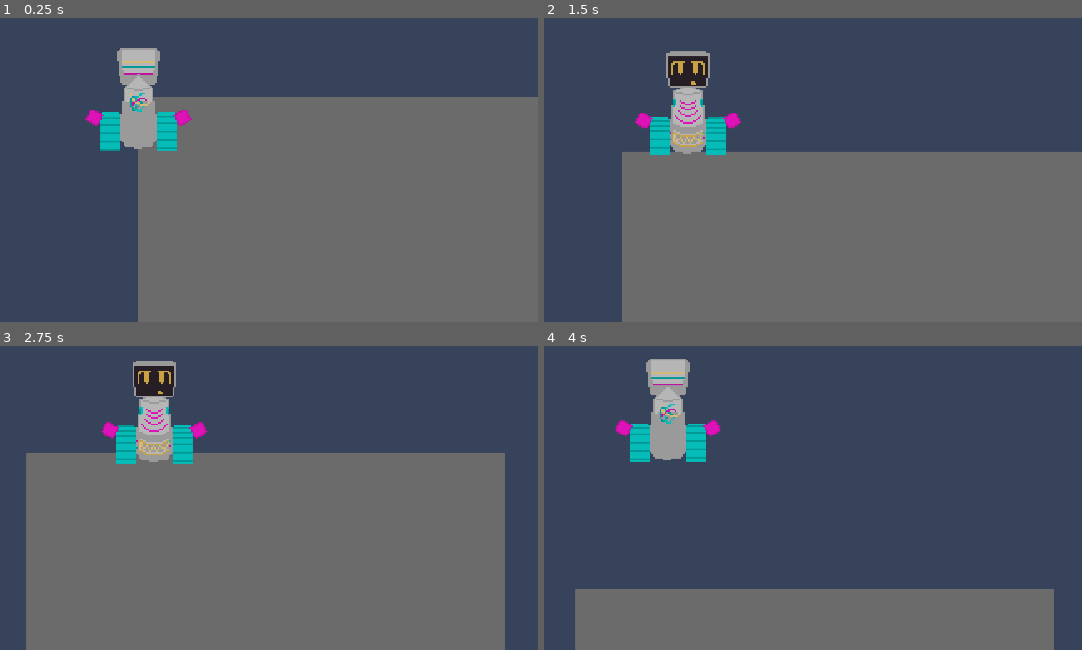
Above: before the commit, frames 1-4 (two rows, left to right).
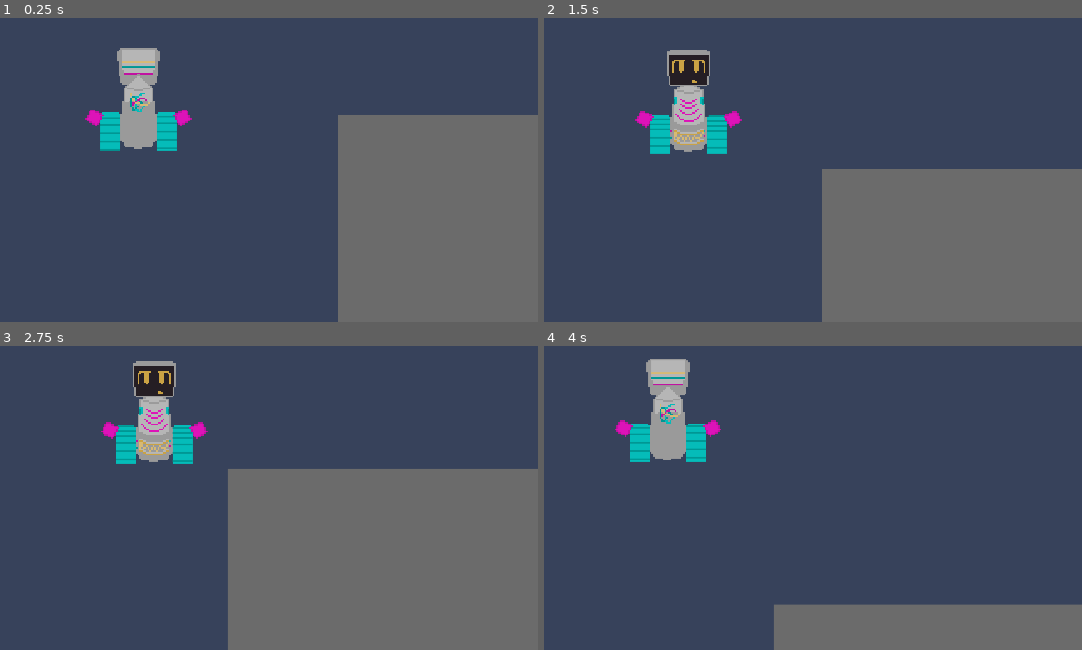
Above: after the commit, the same moments.

Repository: Kustardd/astra
Game: Godot game, scene res://scenes/world.tscn
Two runs of this game, one before a commit and one after it. Both use one fixed random seed, a clock stepped at 60 frames per second and the inputs below.
Inputs:
- Up to frame 1 (0.25 s): no input
- Up to frame 2 (1.5 s): tap Enter at 0.5 s; hold D (right) 0.53-1.28 s; hold W (front) 0.53-1.28 s; hold S (back) from 1.28 s (still down); tap W (front) at 1.35 s
- Up to frame 3 (2.75 s): release S (back) at 2.03 s; hold D (right) from 2.03 s (still down); hold W (front) from 2.03 s (still down)
- Up to frame 4 (4 s): release D (right) at 2.78 s; release W (front) at 2.78 s; hold Up (ui_up) 2.78-3.53 s; tap W (front) at 2.85 s; hold A (left) from 3.53 s (still down); hold W (front) from 3.53 s (still down)

The runs differ from the first frame. In frame 1, 29% of the frame differs, in the area x 25-100%, y 25-100%; in frame 2, 25%; in frame 3, 30%, in the area x 4-100%, y 5-100%; in frame 4, 11%.

Commit message:
no changes

Diff:
--- a/astra/astra.gd
+++ b/astra/astra.gd
@@ -102,7 +102,7 @@
 		bumps.stop()
 
 func _physics_process(delta: float) -> void:
-	pass
+	move_and_slide()
 
 	#to find position change
 	#if position != original:
--- a/astra/astra.tscn
+++ b/astra/astra.tscn
@@ -13,7 +13,7 @@
 [ext_resource type="Script" uid="uid://ci4il4vb3l825" path="res://scripts/states/AstraIdle.gd" id="11_caaci"]
 
 [sub_resource type="RectangleShape2D" id="RectangleShape2D_0ugm7"]
-size = Vector2(133.3125, 50.5)
+size = Vector2(256, 92)
 
 [sub_resource type="AtlasTexture" id="AtlasTexture_j0skc"]
 atlas = ExtResource("3_v03s5")
@@ -376,7 +376,7 @@
 script = ExtResource("1_psguu")
 
 [node name="Astra Hurtbox" type="CollisionShape2D" parent="." unique_id=334826191]
-position = Vector2(-57.65625, 99)
+position = Vector2(0, 82)
 shape = SubResource("RectangleShape2D_0ugm7")
 
 [node name="Body" type="AnimatedSprite2D" parent="." unique_id=1345246276]
--- a/project.godot
+++ b/project.godot
@@ -52,6 +52,11 @@
 ]
 }
 
+[layer_names]
+
+2d_physics/layer_1="World Environment"
+2d_physics/layer_2="Player"
+
 [rendering]
 
 renderer/rendering_method="gl_compatibility"
--- a/scenes/world.tscn
+++ b/scenes/world.tscn
@@ -2,8 +2,10 @@
 
 [ext_resource type="PackedScene" uid="uid://dt7fmj75mippk" path="res://astra/astra.tscn" id="2_4wyf3"]
 
+[sub_resource type="PhysicsMaterial" id="PhysicsMaterial_nnsk1"]
+
 [sub_resource type="RectangleShape2D" id="RectangleShape2D_0ugm7"]
-size = Vector2(630, 20)
+size = Vector2(630, 114)
 
 [node name="World" type="Node2D" unique_id=137119163]
 y_sort_enabled = true
@@ -15,12 +17,14 @@
 
 [node name="Walls" type="StaticBody2D" parent="." unique_id=218689414]
 position = Vector2(72, 648)
+physics_material_override = SubResource("PhysicsMaterial_nnsk1")
 
 [node name="CollisionShape2D" type="CollisionShape2D" parent="Walls" unique_id=1072259017]
-position = Vector2(251, -55)
+position = Vector2(-278, -409)
 shape = SubResource("RectangleShape2D_0ugm7")
 
 [node name="Rendering" type="Node2D" parent="." unique_id=458833726]
 
 [node name="Astra" parent="Rendering" unique_id=445600270 instance=ExtResource("2_4wyf3")]
 unique_name_in_owner = true
+position = Vector2(-480, -41)
--- a/scripts/states/AstraMove.gd
+++ b/scripts/states/AstraMove.gd
@@ -38,8 +38,10 @@
 		state_machine.change_state("AstraIdle")
 		#endregion
 
-	astra.position += (astra.baseSpeed*(Vector2(xDirection, yDirection).normalized())*delta)
+	astra.velocity = (astra.baseSpeed*(Vector2(xDirection, yDirection).normalized()))
+
 
 func exit():
 	var astra = state_machine.get_parent()
+	astra.velocity = Vector2.ZERO
 	astra.moving = false
